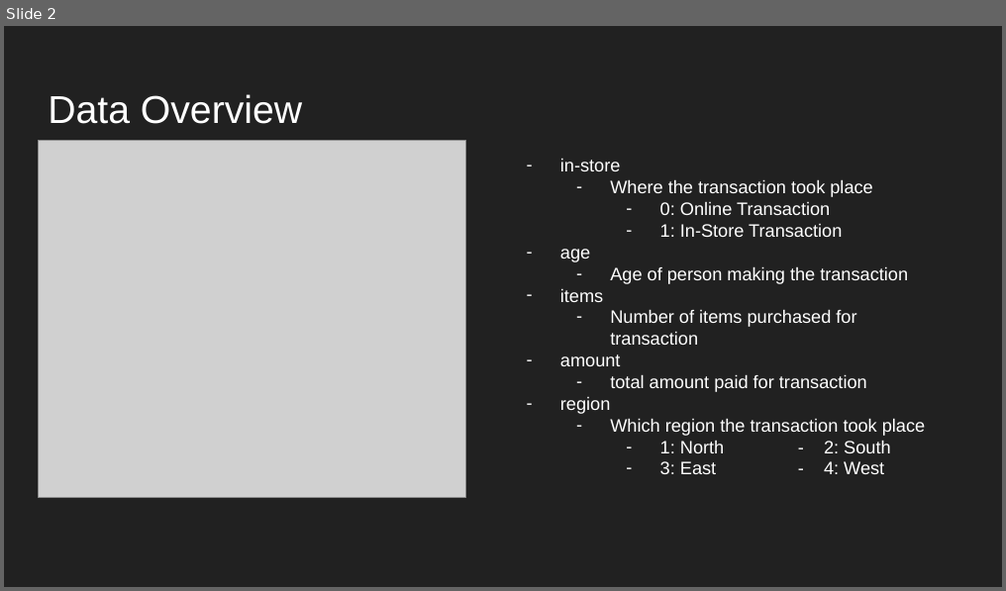
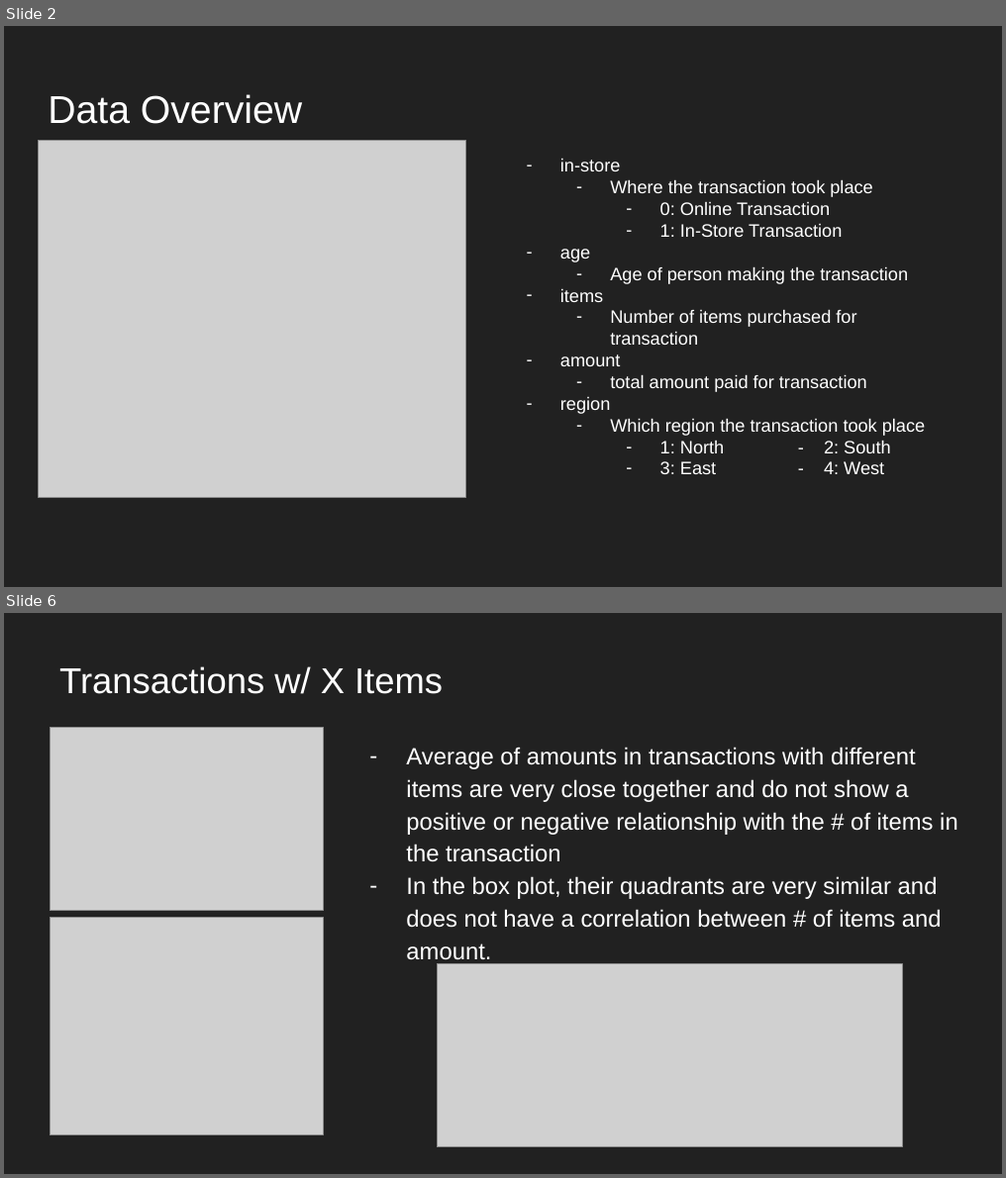
Before and after one commit to mvill025/investigate-customer-buying-patterns, a slide deck: Task1.pptx. Shown one above the other, each under a label of ours: slide 2 before the commit, slides 2 and 6 after it; the slides between them are not shown. The pictures are 1006x591 and 1006x1178 pixels, drawn with LibreOffice and Linux fonts; fonts in the diff are those of the drawing; grey boxes stand for pictures. Boxes give left, top, right and bottom in pixels: in the first picture for what was removed or moved away, otherwise in the second. Text is boxed around its words. In the diff, an @@ line names an element or a change of style, - is before the commit and + after.

```diff
--- a/Task1.pptx
+++ b/Task1.pptx
@@ slide 6 added at [4, 613, 1002, 1174], background #212121 @@
@@ title added at [59, 666, 443, 694], 26 pt, text #FFFFFF @@
+Transactions w/ X Items
@@ picture added at [50, 727, 324, 910] @@
@@ text added at [406, 747, 958, 965], 17 pt, text #FFFFFF @@
+– Average of amounts in transactions with different items are very close together and do not show a positive or negative relationship with the # of items in the transaction
+– In the box plot, their quadrants are very similar and does not have a correlation between # of items and amount.
@@ picture added at [50, 917, 324, 1135] @@
@@ picture added at [437, 964, 902, 1148] @@
```
Also in this commit, not shown: 3 slides changed, 2 other slides added, 7 slides removed, 1 other file.
